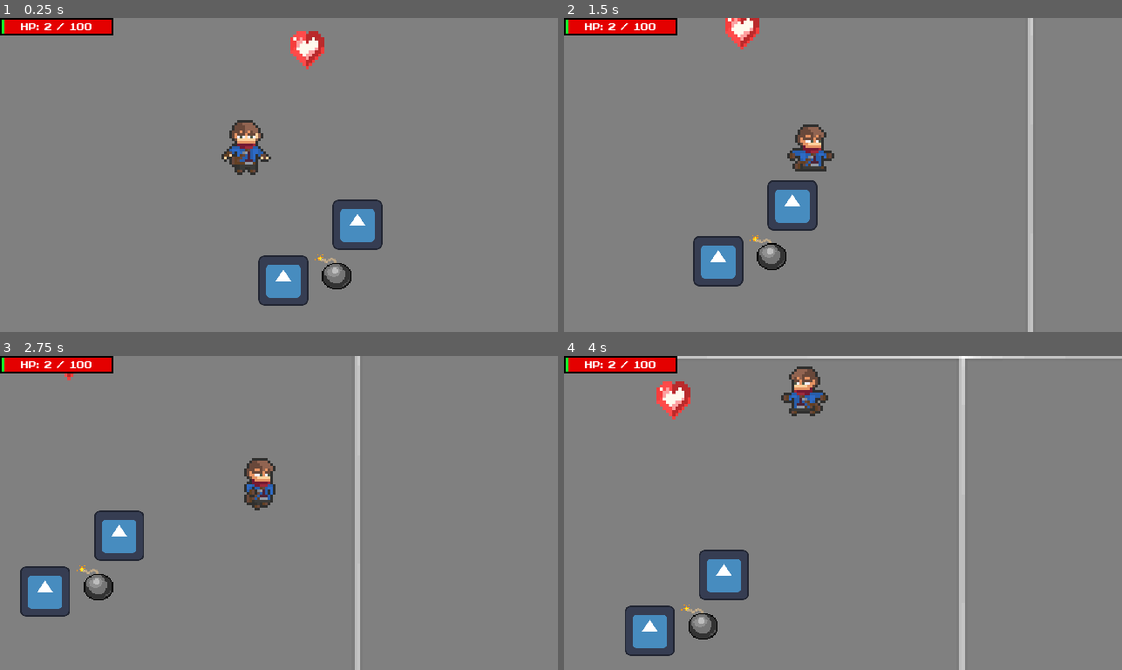
Above: before the commit, frames 1-4 (two rows, left to right).
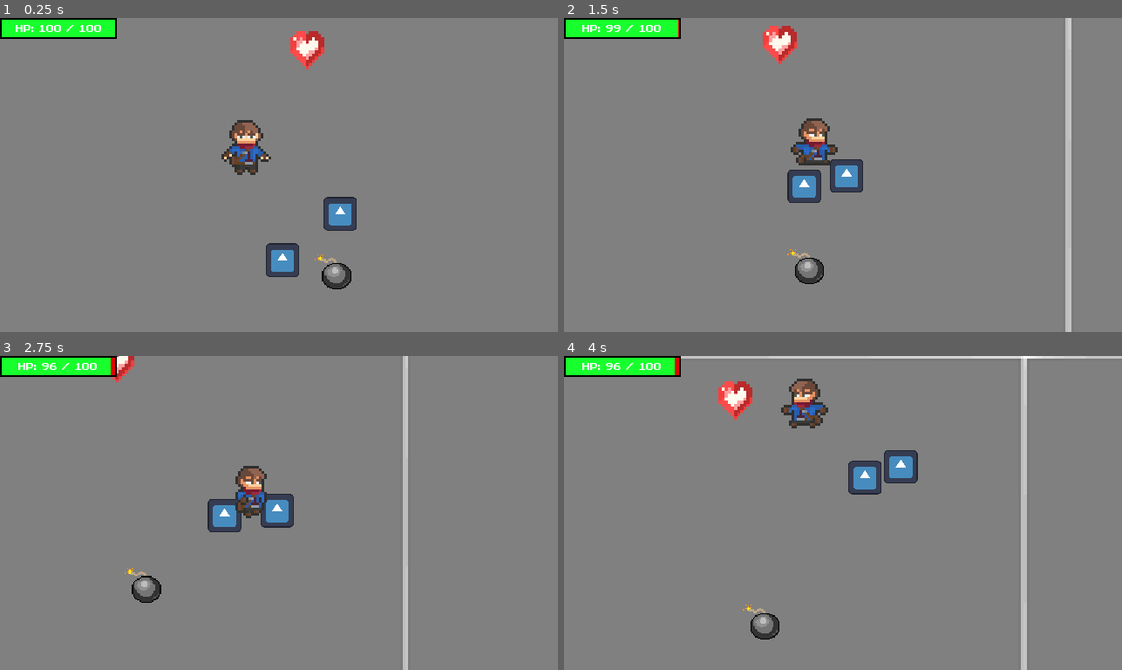
Above: after the commit, the same moments.

Repository: RickFqt/IA-Jogos
Game: Godot game, scene res://level.tscn
Two runs of this game, one before a commit and one after it. Both use one fixed random seed, a clock stepped at 60 frames per second and the inputs below. The engine's default icon, where the game draws it, is replaced by a stand-in: a white triangle on a blue panel in a dark square.
Inputs:
- Up to frame 1 (0.25 s): no input
- Up to frame 2 (1.5 s): hold D (move_right) 0.53-1.28 s; hold S (move_down) from 1.28 s (still down)
- Up to frame 3 (2.75 s): release S (move_down) at 2.03 s; hold D (move_right) from 2.03 s (still down)
- Up to frame 4 (4 s): release D (move_right) at 2.78 s; hold W (move_up) 2.78-3.53 s; hold A (move_left) from 3.53 s (still down)

The runs differ from the first frame. In frame 1, 4.3% of the frame differs, in the area x 0-69%, y 0-92%; in frame 2, 9.3%; in frame 3, 8.8%; in frame 4, 10%, in the area x 0-86%, y 0-100%.

Commit message:
feat: Initial enemy behavior

Diff:
--- a/HUD.tscn
+++ b/HUD.tscn
@@ -10,20 +10,23 @@
 border_width_right = 2
 border_width_bottom = 2
 border_color = Color(0, 0, 0, 1)
+expand_margin_left = 2.0
+expand_margin_top = 2.0
+expand_margin_right = 2.0
+expand_margin_bottom = 2.0
 
 [sub_resource type="StyleBoxFlat" id="StyleBoxFlat_l54k0"]
 bg_color = Color(0.0901961, 1, 0.172549, 1)
-border_width_left = 2
-border_width_top = 2
-border_width_bottom = 2
 border_color = Color(0, 0, 0, 1)
 
 [node name="Hud" type="CanvasLayer"]
 script = ExtResource("1_4qqye")
 
 [node name="PlayerPanel" type="Panel" parent="."]
-offset_right = 130.0
-offset_bottom = 20.0
+offset_left = 2.0
+offset_top = 2.0
+offset_right = 132.0
+offset_bottom = 22.0
 
 [node name="HealthBar" type="ProgressBar" parent="PlayerPanel"]
 unique_name_in_owner = true
--- a/bomb_collectable.gd
+++ b/bomb_collectable.gd
@@ -4,8 +4,6 @@
 
 func process_collectable(playerbody: Node2D):
 	var bodies = %DamageRadius.get_overlapping_bodies()
-	print("a")
-	print(bodies.size())
 	for body in bodies:
 		if body.is_in_group("Enemy"):
 			body.take_damage(damage)
--- a/enemy.gd
+++ b/enemy.gd
@@ -2,11 +2,54 @@
 
 var max_health = 10
 var health = 10
+var damage = 1
+var speed = 100
+var player_ref : Node2D
+var last_known_player_position : Vector2
+var current_target : Vector2
+
+enum State { IDLE, CHASE, SEARCH }
+
+var current_state : State = State.IDLE
 
 func _ready():
 	health = max_health
+
+func _physics_process(delta: float) -> void:
+
+	var direction = Vector2()
+	if current_state == State.CHASE:
+		if player_ref and is_instance_valid(player_ref):
+			current_target = player_ref.global_position
+	elif current_state == State.SEARCH:
+		current_target = last_known_player_position
+		if close_enough(current_target):
+			current_target = global_position
+			current_state = State.IDLE
+
+	if current_state != State.IDLE:
+		direction = (current_target - global_position).normalized()
+	velocity = direction * speed
+	move_and_slide()
 
 func take_damage(damage : int) -> void:
 	health = max(0, health - damage)
 	if health <= 0:
 		queue_free()
+
+
+func _on_area_of_sight_body_entered(body: Node2D) -> void:
+	if body.is_in_group("Player"):
+		player_ref = body
+		current_state = State.CHASE
+
+
+func _on_area_of_sight_body_exited(body: Node2D) -> void:
+	if body.is_in_group("Player"):
+		last_known_player_position = body.global_position
+		player_ref = null
+		current_state = State.IDLE
+
+func close_enough(target : Vector2):
+	var tolerance = 8
+	return global_position.distance_to(target) <= 8
--- a/enemy.tscn
+++ b/enemy.tscn
@@ -1,12 +1,15 @@
-[gd_scene load_steps=4 format=3 uid="uid://c5cghnht3ys1t"]
+[gd_scene load_steps=5 format=3 uid="uid://c5cghnht3ys1t"]
 
 [ext_resource type="Script" path="res://enemy.gd" id="1_ec8og"]
 [ext_resource type="Texture2D" uid="uid://c6ivkb04ofxkt" path="res://icon.svg" id="1_fr8fa"]
 
 [sub_resource type="RectangleShape2D" id="RectangleShape2D_nhcfe"]
 
+[sub_resource type="CircleShape2D" id="CircleShape2D_gyenv"]
+radius = 100.0
+
 [node name="Enemy" type="CharacterBody2D" groups=["Enemy"]]
-scale = Vector2(3, 3)
+scale = Vector2(2, 2)
 collision_layer = 2
 collision_mask = 11
 script = ExtResource("1_ec8og")
@@ -17,3 +20,11 @@
 [node name="Sprite2D" type="Sprite2D" parent="."]
 scale = Vector2(0.15, 0.15)
 texture = ExtResource("1_fr8fa")
+
+[node name="AreaOfSight" type="Area2D" parent="."]
+
+[node name="CollisionShape2D" type="CollisionShape2D" parent="AreaOfSight"]
+shape = SubResource("CircleShape2D_gyenv")
+
+[connection signal="body_entered" from="AreaOfSight" to="." method="_on_area_of_sight_body_entered"]
+[connection signal="body_exited" from="AreaOfSight" to="." method="_on_area_of_sight_body_exited"]
--- a/player.gd
+++ b/player.gd
@@ -6,7 +6,7 @@
 signal health_changed
 
 func _ready():
-	health = 2
+	health = max_health
 
 func _physics_process(delta: float) -> void:
 	var direction = Input.get_vector("move_left", "move_right", "move_up", "move_down")
@@ -23,6 +23,15 @@
 	else:
 		%AnimatedSprite2D.play("walking")
 
+	var overlapping_mobs = %HurtBox.get_overlapping_bodies()
+	if overlapping_mobs.size() > 0:
+		var damage_taken = 0
+		for mob in overlapping_mobs:
+			if mob.is_in_group("Enemy"):
+				damage_taken += mob.damage
+		health -= damage_taken * delta
+		health_changed.emit()
+
 func is_moving() -> bool:
 	return (Input.is_action_pressed("move_right") || Input.is_action_pressed("move_left") ||
 			Input.is_action_pressed("move_up") || Input.is_action_pressed("move_down"))
--- a/player.tscn
+++ b/player.tscn
@@ -1,9 +1,7 @@
-[gd_scene load_steps=26 format=3 uid="uid://4l3pjtkhtprn"]
+[gd_scene load_steps=27 format=3 uid="uid://4l3pjtkhtprn"]
 
 [ext_resource type="Script" path="res://player.gd" id="1_o53au"]
 [ext_resource type="Texture2D" uid="uid://tj7t71g5fs20" path="res://sprites/playersheet.png" id="1_svq4y"]
-
-[sub_resource type="CircleShape2D" id="CircleShape2D_mwqhu"]
 
 [sub_resource type="AtlasTexture" id="AtlasTexture_dkcvr"]
 atlas = ExtResource("1_svq4y")
@@ -165,15 +163,18 @@
 "speed": 10.0
 }]
 
+[sub_resource type="CircleShape2D" id="CircleShape2D_mwqhu"]
+radius = 3.0
+
+[sub_resource type="CapsuleShape2D" id="CapsuleShape2D_n14x2"]
+radius = 8.0
+height = 21.3333
+
 [node name="Player" type="CharacterBody2D" groups=["Player"]]
 position = Vector2(38, 2)
 scale = Vector2(3, 3)
 collision_mask = 11
 script = ExtResource("1_o53au")
-
-[node name="CollisionShape2D" type="CollisionShape2D" parent="."]
-position = Vector2(-13, -11)
-shape = SubResource("CircleShape2D_mwqhu")
 
 [node name="AnimatedSprite2D" type="AnimatedSprite2D" parent="."]
 unique_name_in_owner = true
@@ -190,3 +191,17 @@
 limit_bottom = 2100
 position_smoothing_enabled = true
 position_smoothing_speed = 10.0
+
+[node name="CollisionShape2D" type="CollisionShape2D" parent="."]
+position = Vector2(-13, -5.66666)
+shape = SubResource("CircleShape2D_mwqhu")
+
+[node name="HurtBox" type="Area2D" parent="."]
+unique_name_in_owner = true
+collision_layer = 0
+collision_mask = 2
+
+[node name="CollisionShape2D" type="CollisionShape2D" parent="HurtBox"]
+position = Vector2(-13, -10)
+shape = SubResource("CapsuleShape2D_n14x2")
+debug_color = Color(0.90613, 0.288584, 0.247457, 0.42)
